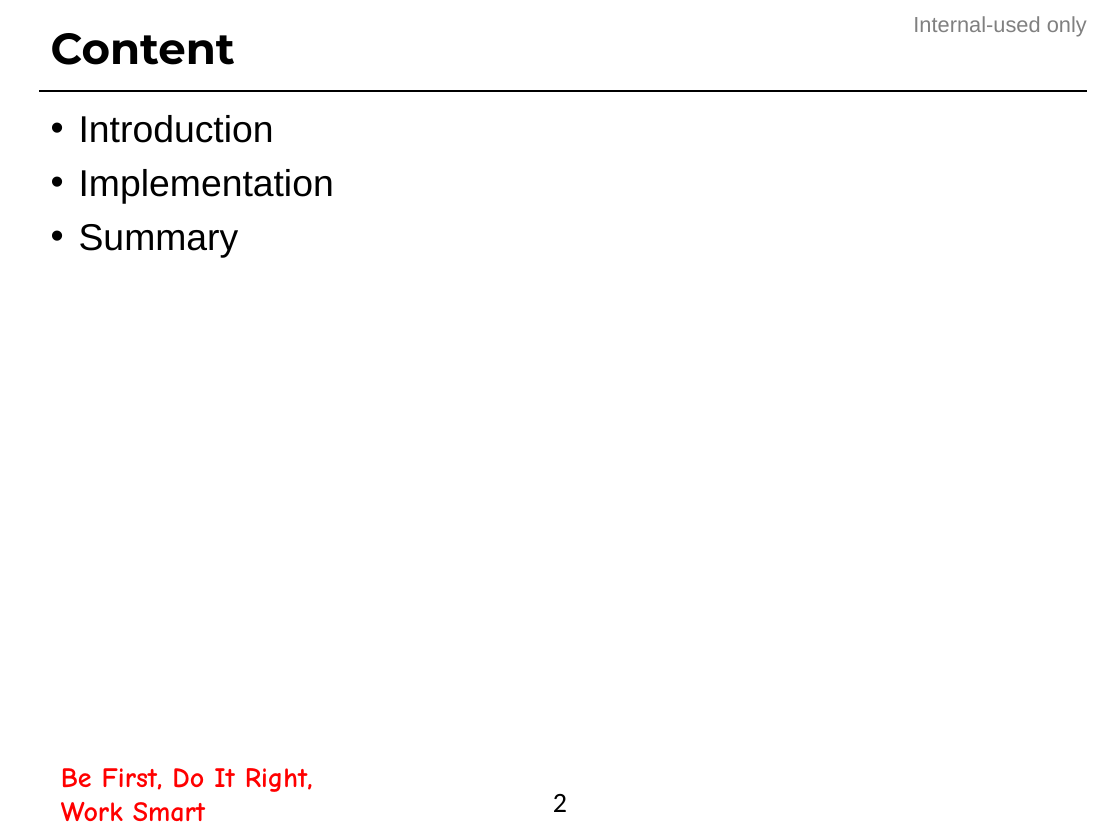
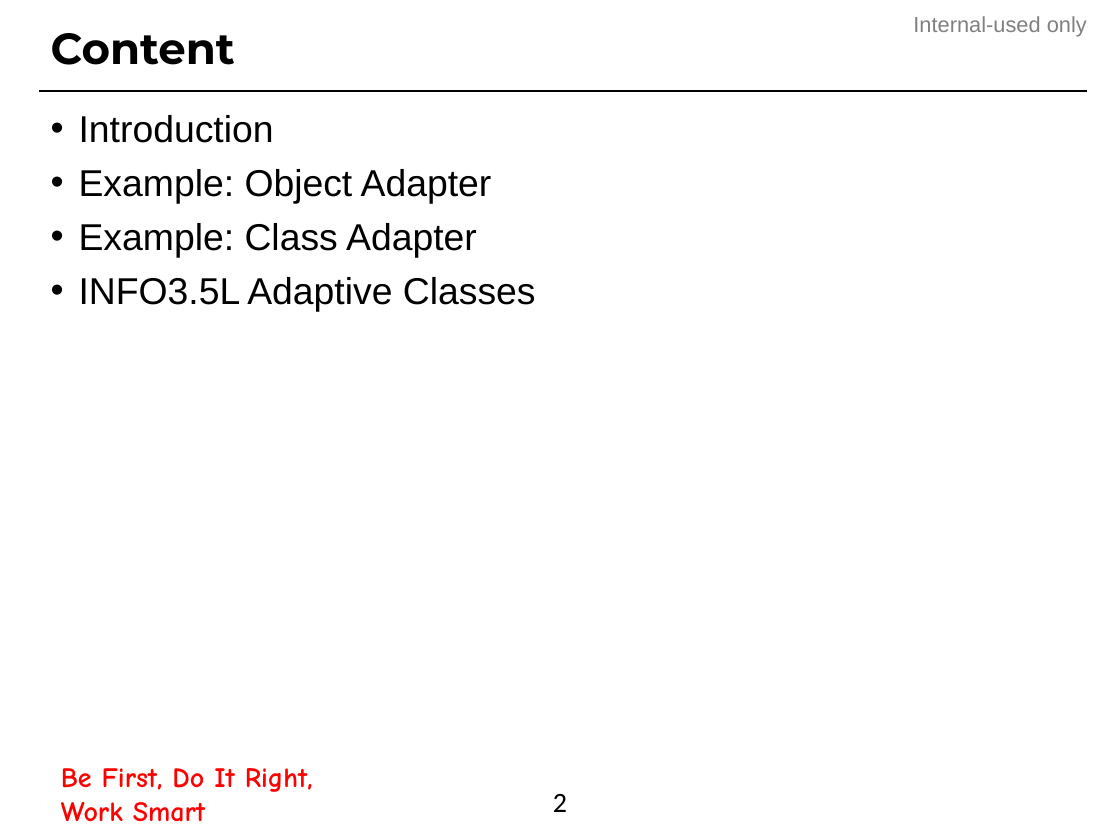
Before and after one commit to buinguyentung/LG_IVI_DCV, a slide deck: slide 2 of 00.Design_Pattern/Adapter_Pattern.pptx. Drawn at 1120x840 pixels with LibreOffice and Linux fonts; fonts in the diff are those of the drawing; background and template pictures are left out. Boxes give left, top, right and bottom in pixels: in the first picture for what was removed or moved away, otherwise in the second. Text is boxed around its words. In the diff, an @@ line names an element or a change of style, - is before the commit and + after.

```diff
--- a/00.Design_Pattern/Adapter_Pattern.pptx
+++ b/00.Design_Pattern/Adapter_Pattern.pptx
@@ text at <box>79,169,536,312</box>: text changed @@
-• Implementation
-• Summary
+• Example: Object Adapter
+• Example: Class Adapter
+• INFO3.5L Adaptive Classes
```
Also in this commit, not shown: 2 other slides changed, 1 slide added, 1 other file.
